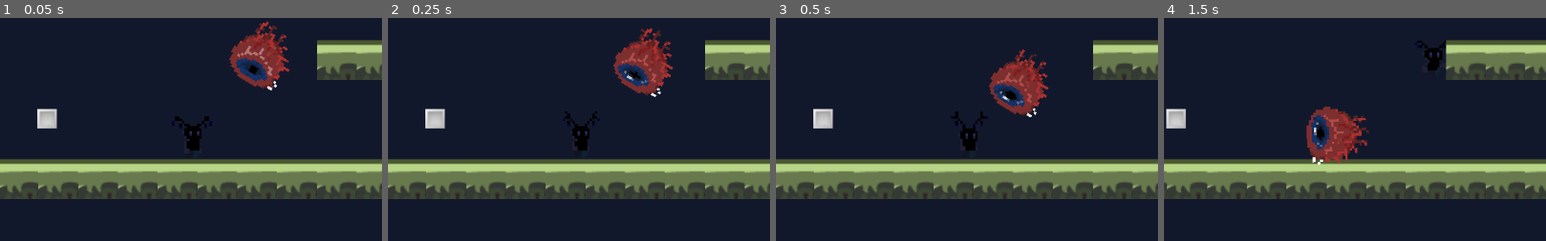
Above: before the commit, frames 1-4 (left to right).
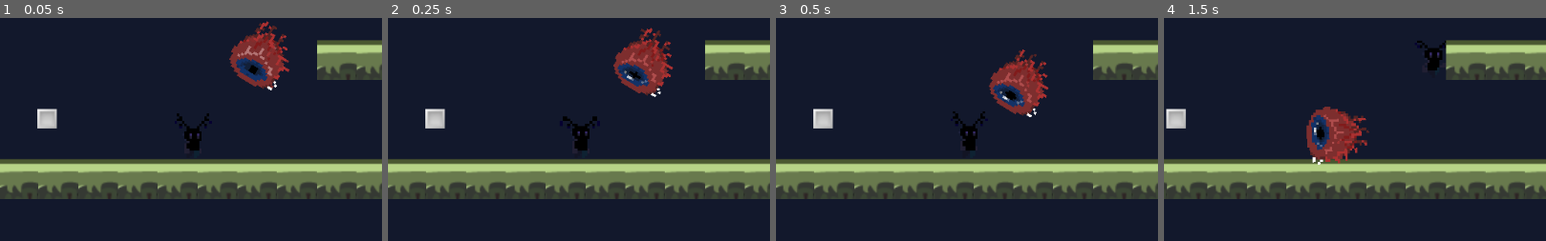
Above: after the commit, the same moments.

Repository: RPI-GameJamTeam/GodotProject
Game: Godot game, scene res://Scenes/MainScene.tscn
Same seed, same stepped clock (60 frames per second), same inputs: the game is played once before the commit and once after it.
Inputs:
- Up to frame 1 (0.05 s): no input
- Up to frame 2 (0.25 s): no input
- Up to frame 3 (0.5 s): no input
- Up to frame 4 (1.5 s): hold D (right) from 0.53 s (still down); tap Shift (dash) at 0.6, 1.35 s; tap Space (jump) at 0.77 s
The pictures show only the part of the screen within x 24-74%, y 44-94%; the shares and areas given below are measured in that part.

The runs differ from the first frame. In frame 1, 0.2% of the frame differs, in the area x 45-55%, y 42-56%; in frame 2, 0.2%; in frame 3, 0.1%; in frame 4, nothing differs.

Commit message:
Emit signal

Diff:
--- a/Game Jam/Scenes/Enemy.tscn
+++ b/Game Jam/Scenes/Enemy.tscn
@@ -11,7 +11,7 @@
 
 [node name="AnimatedSprite" parent="." instance=ExtResource( 1 )]
 animation = "idle"
-frame = 6
+frame = 8
 
 [node name="CollisionShape2D" type="CollisionShape2D" parent="."]
 shape = SubResource( 1 )
--- a/Game Jam/Scenes/Player.tscn
+++ b/Game Jam/Scenes/Player.tscn
@@ -74,4 +74,4 @@
 texture = ExtResource( 4 )
 
 [node name="AnimatedSprite" parent="." instance=ExtResource( 1 )]
-frame = 1
+frame = 0
--- a/Game Jam/Scripts/Player.gd
+++ b/Game Jam/Scripts/Player.gd
@@ -10,6 +10,8 @@
 
 enum ElementState { PARTICLE, WATER, FIRE, AIR, GROUND }
 var state
+
+signal ElementTransition(value)
 
 onready var gravity = ProjectSettings.get_setting("physics/2d/default_gravity")
 
@@ -82,3 +84,4 @@
 
 func apply_element(element):
 	state = element
+	emit_signal("ElementTransition", element)
